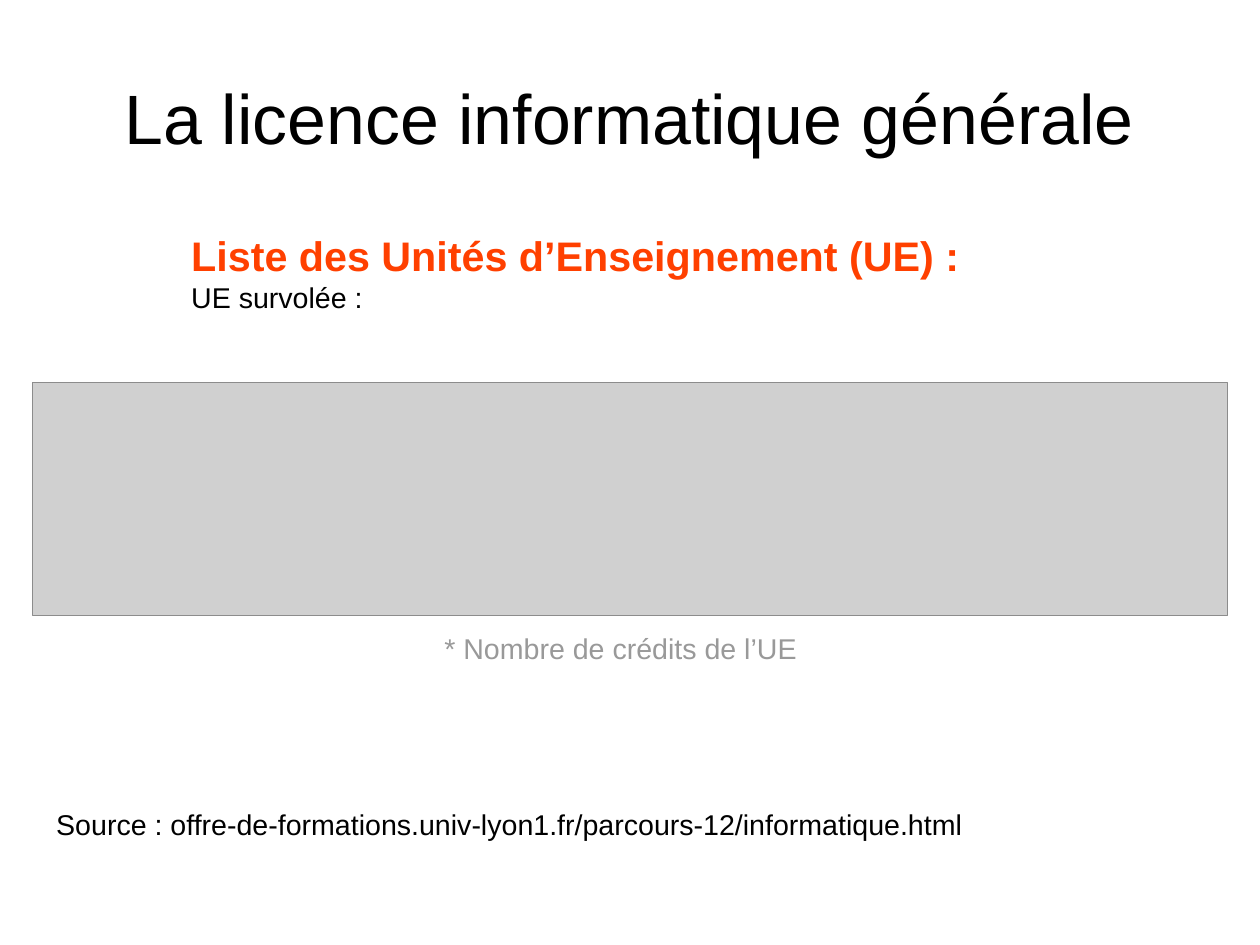
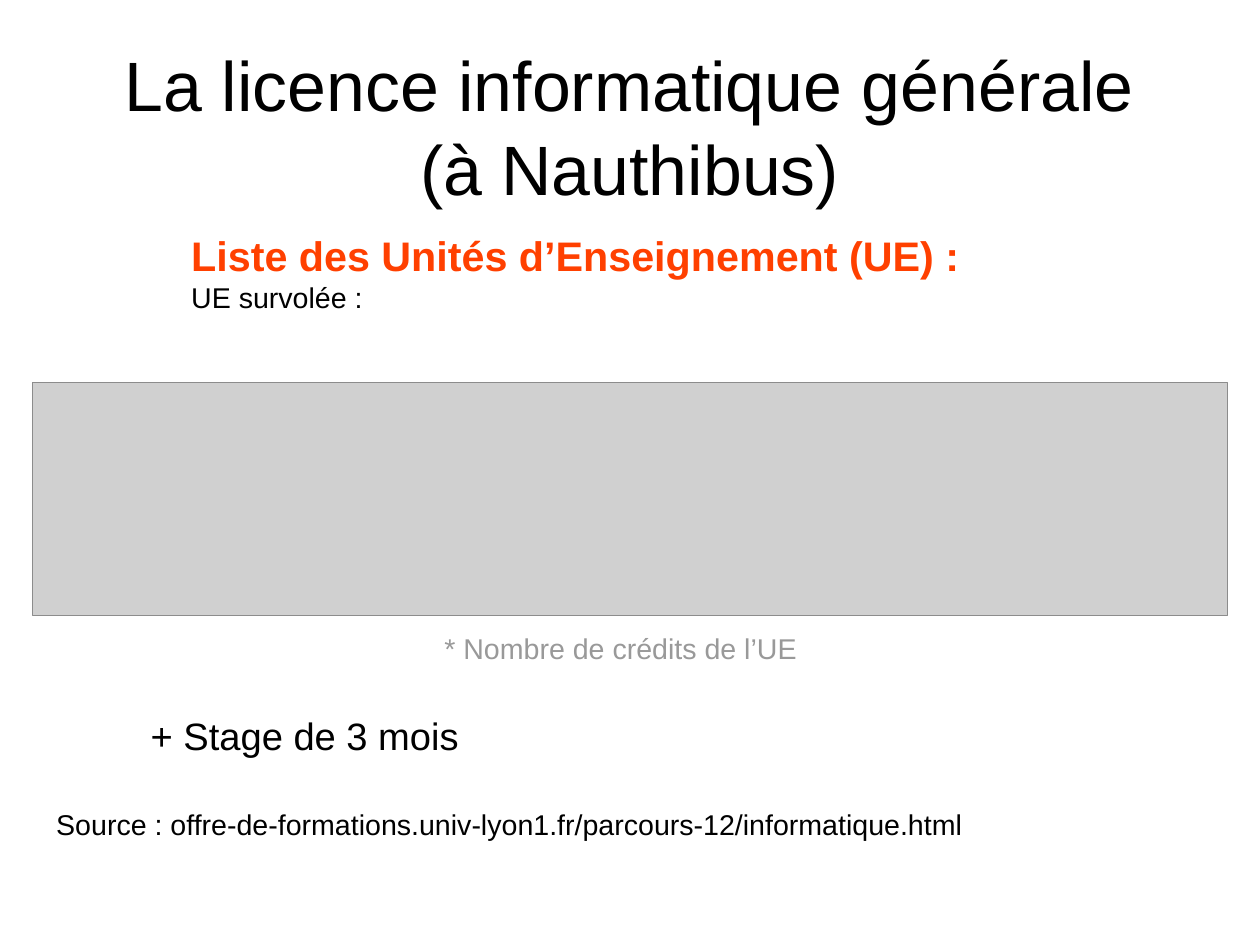
Before and after one commit to hana69200/Cours, a slide deck: slide 6 of S3/Com - PPP/PPP.odp. Drawn at 1260x945 pixels with LibreOffice and Linux fonts; fonts in the diff are those of the drawing; grey boxes stand for pictures. Boxes give left, top, right and bottom in pixels: in the first picture for what was removed or moved away, otherwise in the second. Text is boxed around its words. In the diff, an @@ line names an element or a change of style, - is before the commit and + after.

Commit message:
PPP

```diff
--- a/S3/Com - PPP/PPP.odp
+++ b/S3/Com - PPP/PPP.odp
@@ title at [125,59,1134,208]: text changed @@
-La licence informatique générale
+La licence informatique générale
+(à Nauthibus)
@@ text added at [183,722,458,758], 24 pt, text #000000 @@
++ Stage de 3 mois
```
Also in this commit, not shown: 1 slide added, 1 slide removed.
